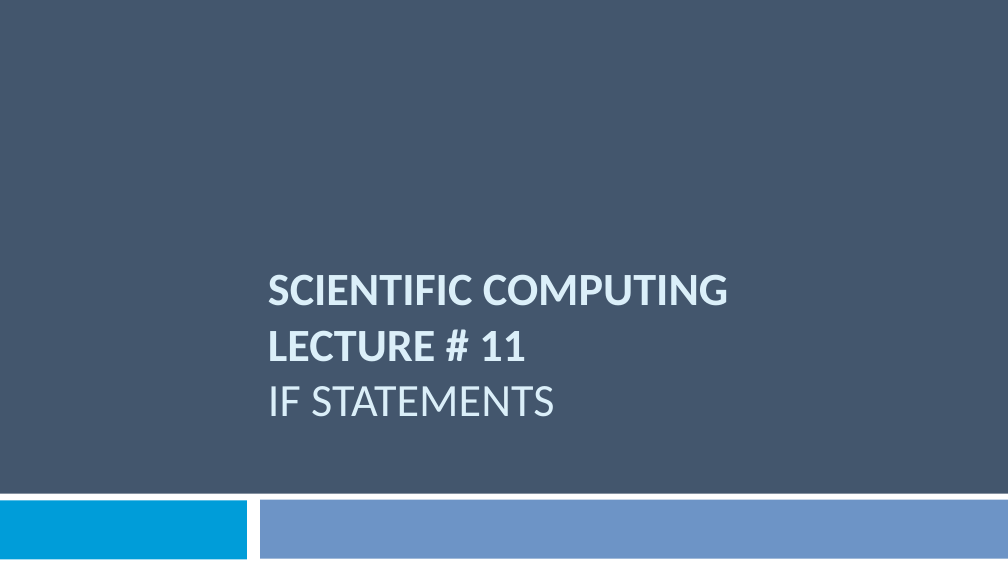
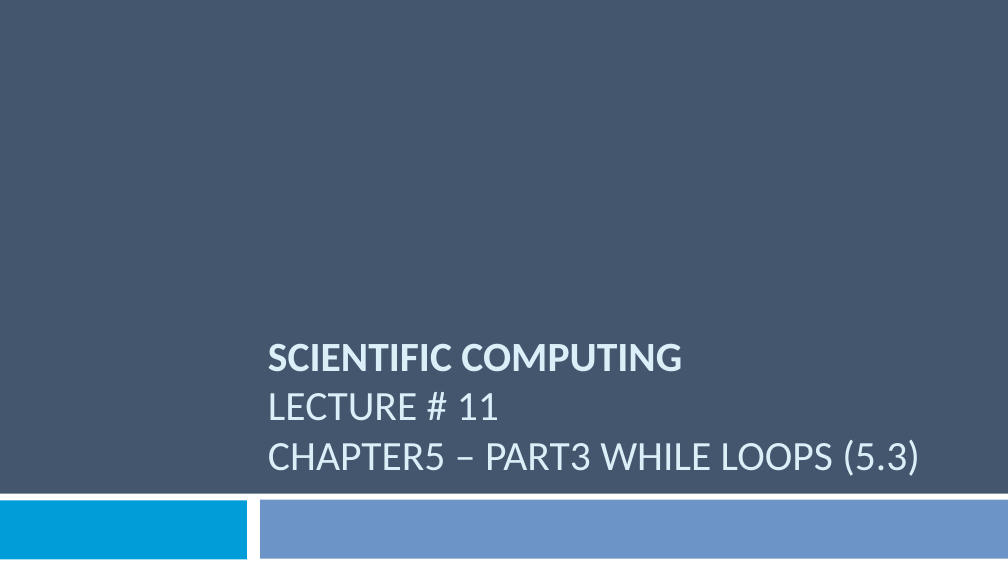
Before and after one commit to Emadalsuwat/emadalsuwat.github.io, a slide deck: slide 1 of scientificcomputing/lecture 11.pptx. Drawn at 1008x567 pixels with LibreOffice and Linux fonts; fonts in the diff are those of the drawing. Boxes give left, top, right and bottom in pixels: in the first picture for what was removed or moved away, otherwise in the second. Text is boxed around its words. In the diff, an @@ line names an element or a change of style, - is before the commit and + after.

```diff
--- a/scientificcomputing/lecture 11.pptx
+++ b/scientificcomputing/lecture 11.pptx
@@ title at (268,344,920,476): text changed; size 44 to 39.6 pt; bold off @@
-SCIENTIFIC COMPUTING
-LECTURE # 11
-IF STATEMENTS
+SCIENTIFIC COMPUTING
+LECTURE # 11
+CHAPTER5 – PART3 WHILE LOOPS (5.3)
```
Also in this commit, not shown: 19 slides added, 33 slides removed, 3 other files.
